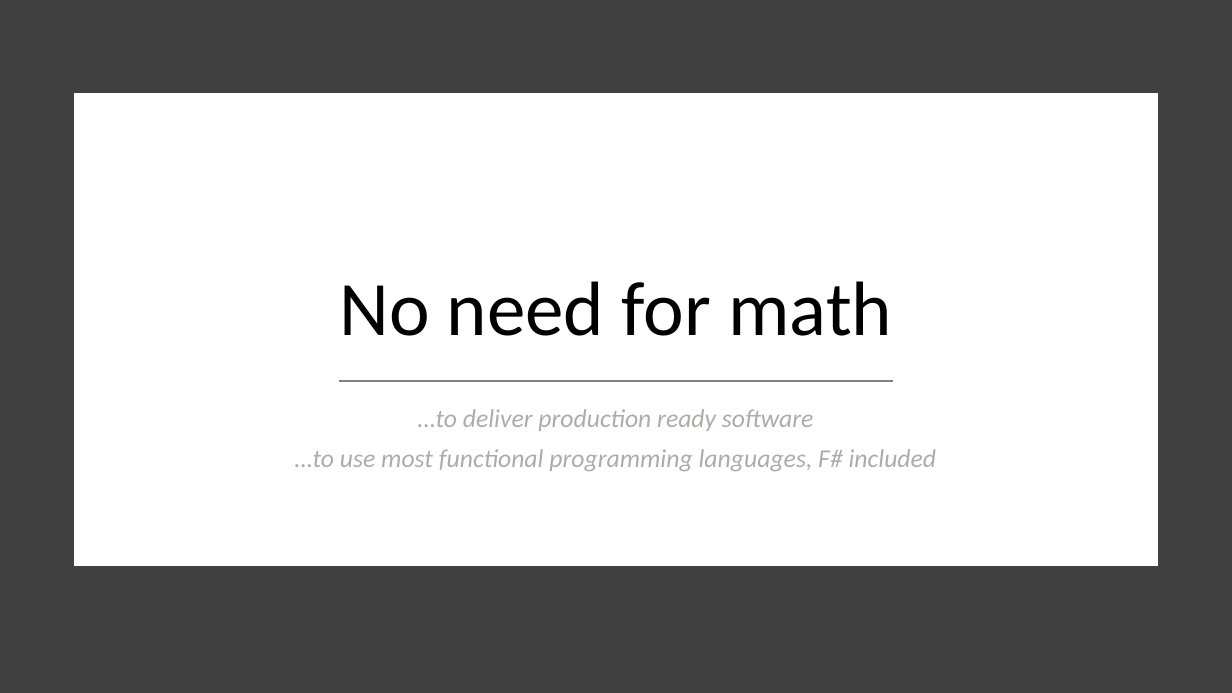
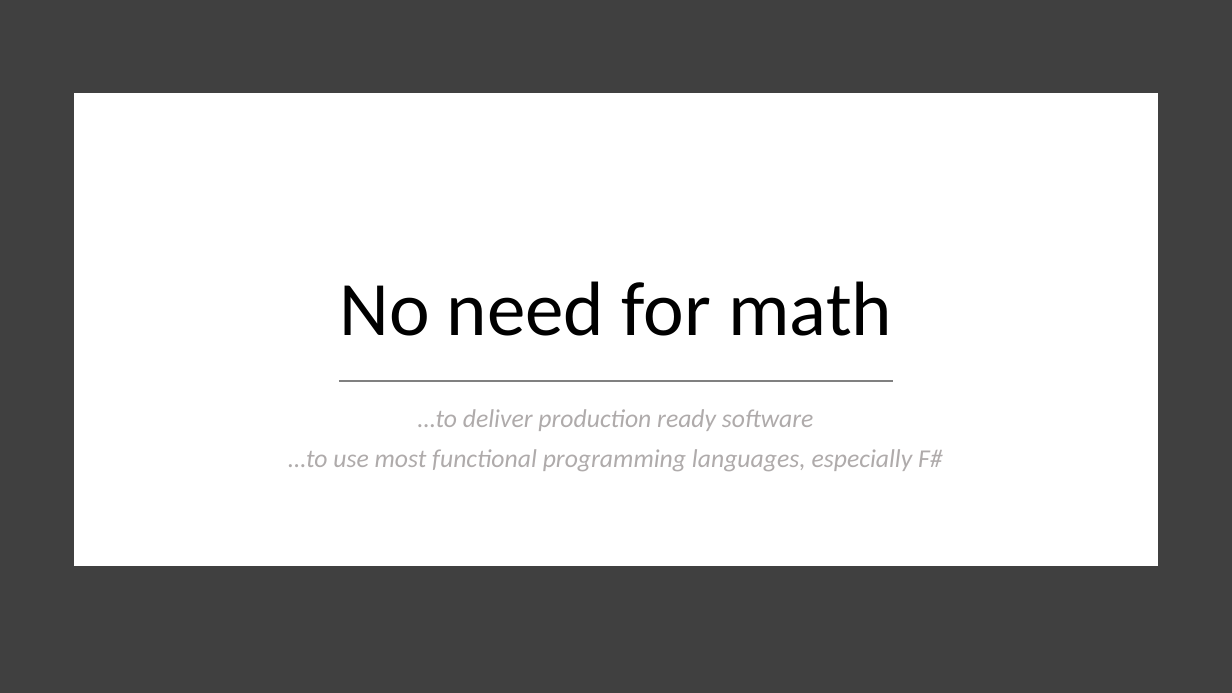
Before and after one commit to essic/prez-why-fsharp, a slide deck: slide 8 of WhyFSharp.pptx. Drawn at 1232x693 pixels with LibreOffice and Linux fonts; fonts in the diff are those of the drawing. Boxes give left, top, right and bottom in pixels: in the first picture for what was removed or moved away, otherwise in the second. Text is boxed around its words. In the diff, an @@ line names an element or a change of style, - is before the commit and + after.

```diff
--- a/WhyFSharp.pptx
+++ b/WhyFSharp.pptx
@@ text at bbox=[288, 449, 943, 471]: text changed @@
-…to use most functional programming languages, F# included
+…to use most functional programming languages, especially F#
```
Also in this commit, not shown: 8 other slides changed, 7 slides added.
